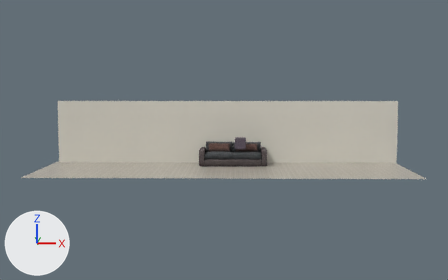
A saved change to the Blender file 9-log.blend.
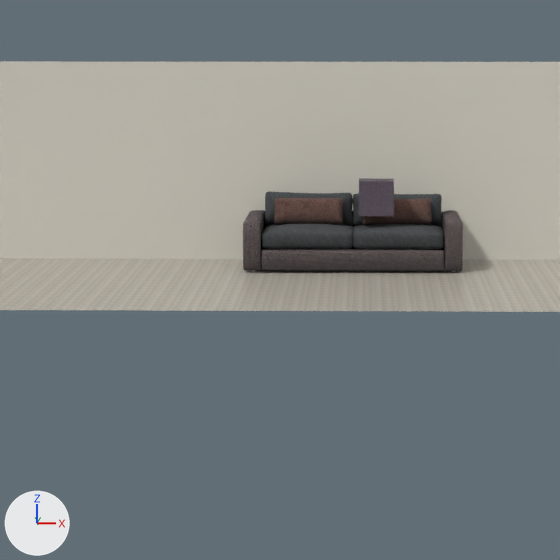
Each version is shown whole from a 50 mm lens placed at (0.13, -20.19, 2.82), pointed at (-0.29, 0.2, 0.99), then close up on the part from 28% to 66% of the width and 29% to 91% of the height. Arrows for +X, +Y and +Z are at lower left; the lights stay in place.

Objects in the first close-up: 'Cube2', 'Plane', 'flo', 'karkas', 'osnova', 'poduski'.
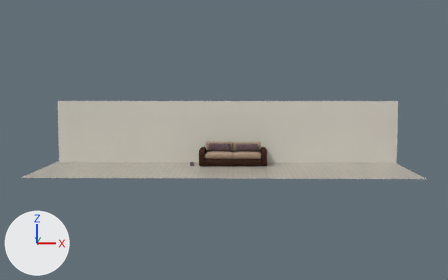
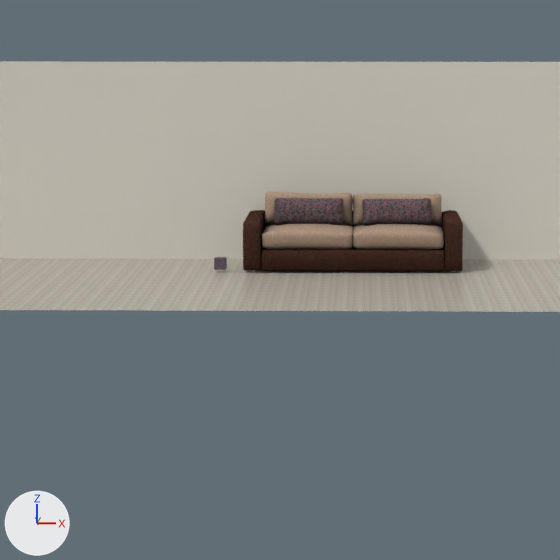
Boxes [x1, y1, x2, y2] around the edits, measured in the close-ups (560 x 560 px):
'osnova', surface changed (grey to brown)
    both: [261, 192, 444, 249]
'karkas', surface changed (grey to brown)
    both: [243, 210, 463, 271]
'Cube2', moved, rescaled
    before: [359, 178, 394, 216]
    after: [214, 257, 227, 270]

Patch to the scene script:
```diff
--- a/9-log.blend.py
+++ b/9-log.blend.py
@@ img_osnova_jpg_texture_jpg @@
+img_osnova_jpg_texture_jpg = load_image('osnova.jpg-texture.jpg', 'cloth/cloth_base/osnova.jpg-texture.jpg', 1024, 1024, 'sRGB')
@@ img_karkas_jpg_texture_jpg @@
+img_karkas_jpg_texture_jpg = load_image('karkas.jpg-texture.jpg', 'cloth/cloth_base/karkas.jpg-texture.jpg', 1024, 1024, 'sRGB')
@@ mat_karkas @@
 n4 = _N.new('ShaderNodeValue'); n4.name = 'Value'
-n4.outputs[0].default_value = 2.0  # 'Value'
+n4.outputs[0].default_value = 3.1  # 'Value'
 n5 = _N.new('ShaderNodeValue'); n5.name = 'Value.001'
@@ mat_karkas @@
 n6 = _N.new('ShaderNodeTexImage'); n6.name = 'Image Texture.003'
-n6.image = img_1_3_jpg_001
+n6.image = img_karkas_jpg_texture_jpg
 n7 = _N.new('ShaderNodeBsdfPrincipled'); n7.name = 'Principled BSDF'
@@ mat_osnova_main @@
 n5 = _N.new('ShaderNodeTexImage'); n5.name = 'Image Texture.002'
-n5.image = img_1_0_specular_png_001
+n5.image = img_osnova_jpg_texture_jpg
 n6 = _N.new('ShaderNodeTexImage'); n6.name = 'Image Texture'
@@ mat_osnova_main @@
 n7 = _N.new('ShaderNodeValue'); n7.name = 'Value'
-n7.outputs[0].default_value = 1.8  # 'Value'
+n7.outputs[0].default_value = 2.3  # 'Value'
 n8 = _N.new('ShaderNodeValue'); n8.name = 'Value.001'
@@ ob_cube2 @@
 ob_cube2 = bpy.data.objects.new('Cube2', me_cube)
-ob_cube2.location = (0.25, 1.27, 0.78)
-ob_cube2.scale = (0.186, 0.186, 0.186)
+ob_cube2.location = (-1.41, 1.0, 0.1)
+ob_cube2.scale = (0.0612, 0.0612, 0.0612)
```
